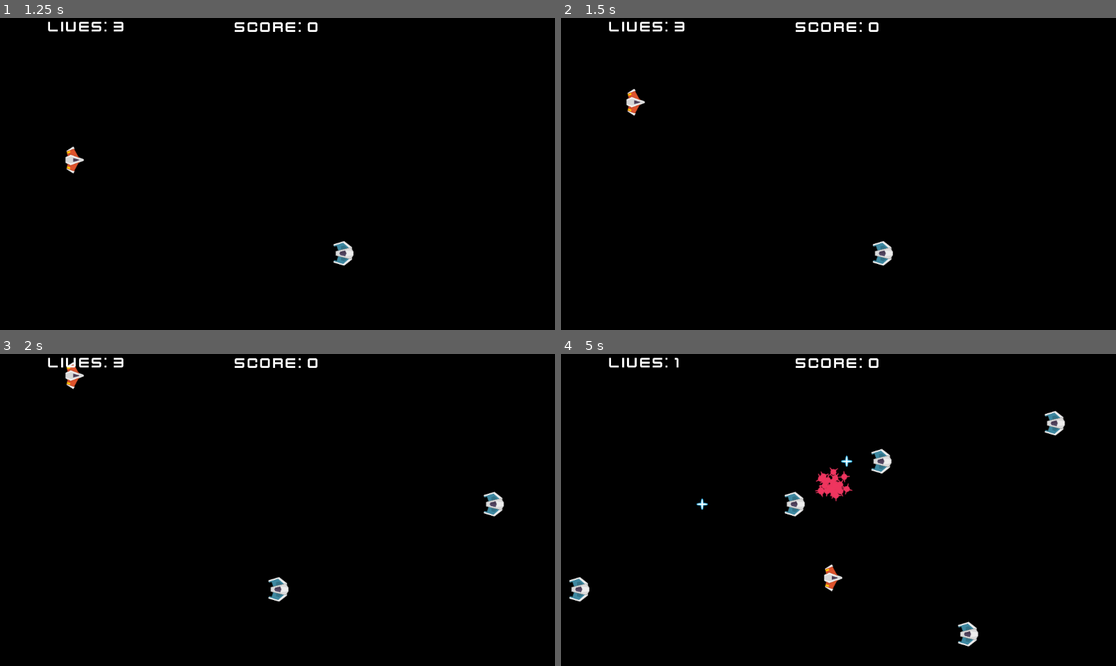
Above: before the commit, frames 1-4 (two rows, left to right).
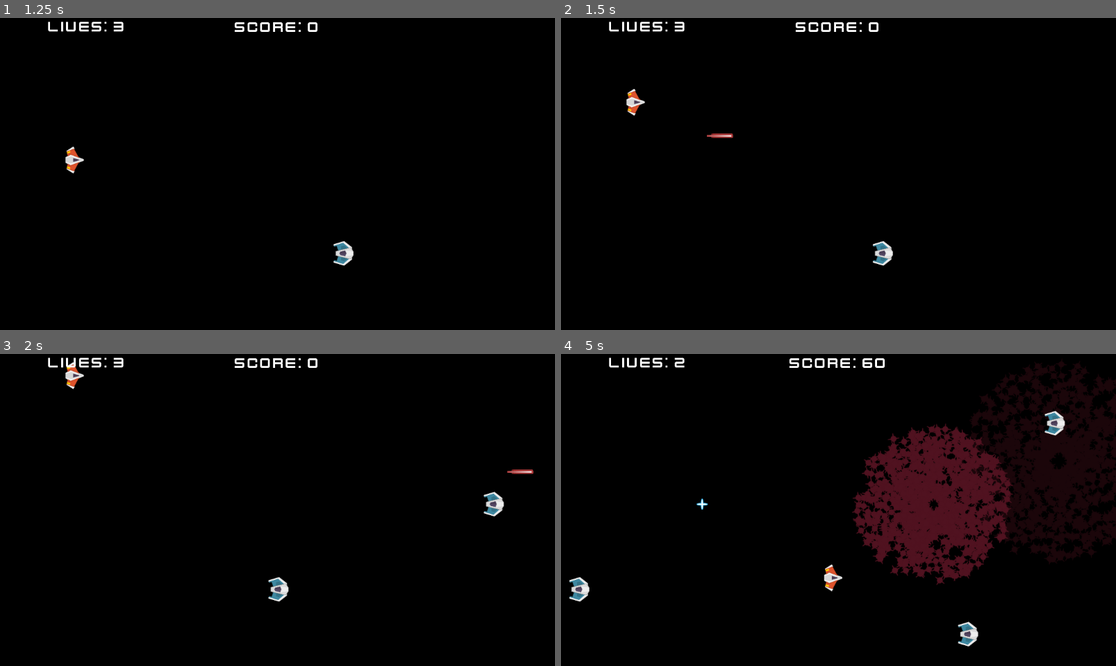
Above: after the commit, the same moments.

Repository: 22dunkae/space-shooter-game-assesment
Game: Godot game, scene res://prefabs/Main_Menu.tscn
Two runs of this game, one before a commit and one after it. Both use one fixed random seed, a clock stepped at 60 frames per second and the inputs below.
Inputs:
- Up to frame 1 (1.25 s): click "START" at 0.5 s
- Up to frame 2 (1.5 s): hold W (player_up) from 1.28 s (still down); tap Q (power_up_q, bound only after the commit) at 1.35 s
- Up to frame 3 (2 s): keep holding W (player_up)
- Up to frame 4 (5 s): release W (player_up) at 2.03 s; hold S (player_down) 2.03-2.78 s; tap A (player_b) at 2.1 s; tap Q (power_up_q, bound only after the commit) at 2.3, 3.05, 3.8, 4.35 s; hold D (player_f) 2.78-3.53 s; hold W (player_up) 2.78-4.28 s; tap Space (player_shoot) at 3.6 s; hold S (player_down) from 4.28 s (still down)

Frame 1 is identical in both runs. In frame 2, less than 0.1% of the frame differs, in the area x 26-32%, y 36-39%; in frame 3, less than 0.1%; in frame 4, 17%, in the area x 20-100%, y 1-74%.

Commit message:
added powerup
added q power up, does not work yet

Diff:
--- a/Restart_project_shooter/project.godot
+++ b/Restart_project_shooter/project.godot
@@ -42,6 +42,11 @@
 "events": [Object(InputEventKey,"resource_local_to_scene":false,"resource_name":"","device":-1,"window_id":0,"alt_pressed":false,"shift_pressed":false,"ctrl_pressed":false,"meta_pressed":false,"pressed":false,"keycode":0,"physical_keycode":32,"key_label":0,"unicode":32,"echo":false,"script":null)
 ]
 }
+power_up_q={
+"deadzone": 0.5,
+"events": [Object(InputEventKey,"resource_local_to_scene":false,"resource_name":"","device":-1,"window_id":0,"alt_pressed":false,"shift_pressed":false,"ctrl_pressed":false,"meta_pressed":false,"pressed":false,"keycode":0,"physical_keycode":81,"key_label":0,"unicode":113,"echo":false,"script":null)
+]
+}
 
 [rendering]
 
--- a/Restart_project_shooter/sences/player.gd
+++ b/Restart_project_shooter/sences/player.gd
@@ -2,7 +2,7 @@
 @onready var laser_perfab =preload("res://prefabs/laser.tscn")
 @onready var explosion_prefab= preload("res://prefabs/explosion.tscn")
 signal player_killed
-
+var counter = 0
 signal player_live_lost
 
 
@@ -20,6 +20,16 @@
 		position.x+=10
 	if Input.is_action_pressed("player_b") and position.x >50:
 		position.x -=10
+
+	if Input.is_action_just_pressed("power_up_q"):
+		counter = 0
+		while counter != 30:
+			var laser = laser_perfab.instantiate()
+			laser.position = position
+			get_parent().add_child(laser)
+			$AudioStreamPlayer.play()
+			counter = counter + 1
+
 
 	#laser shooting
 	if Input.is_action_just_pressed("player_shoot"):
